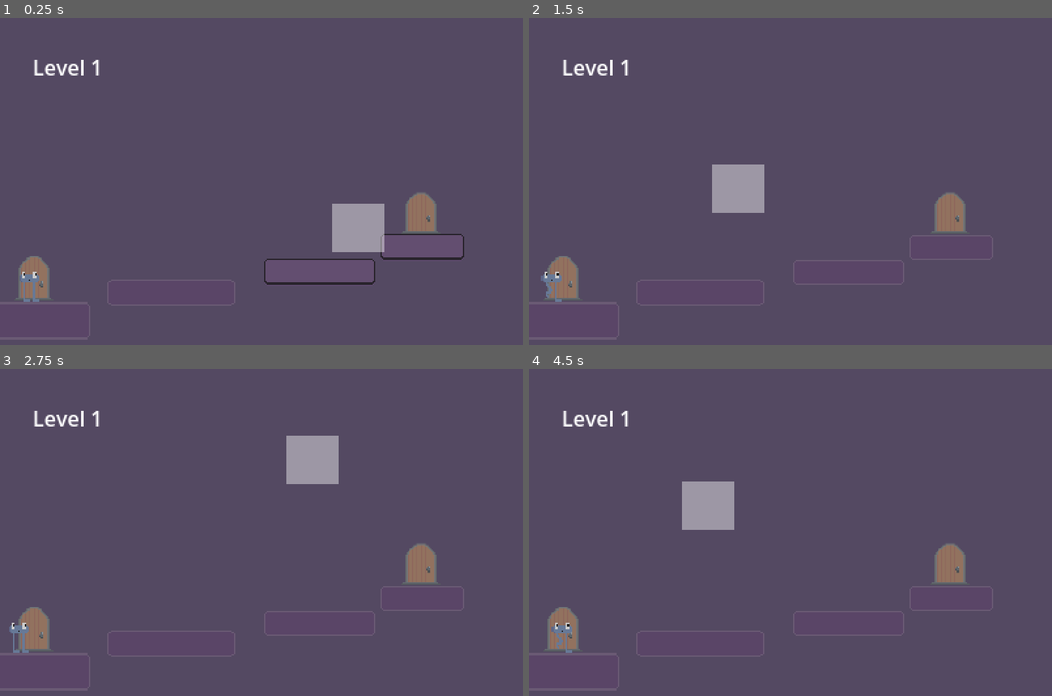
Above: before the commit, frames 1-4 (two rows, left to right).
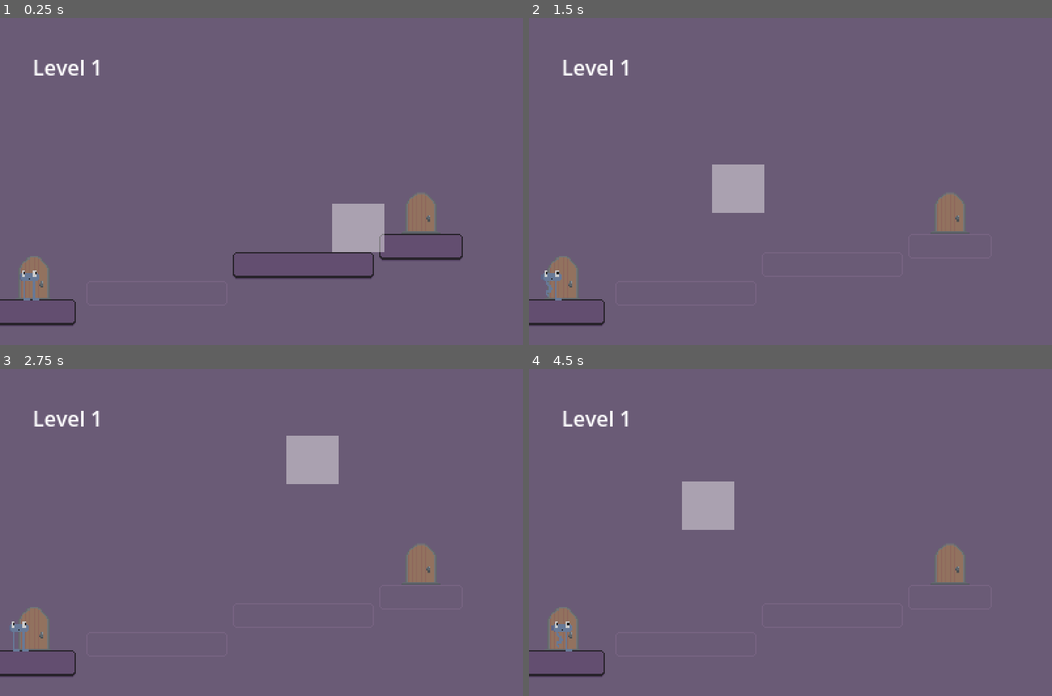
Above: after the commit, the same moments.

Repository: arrowira/dtj36
Game: Godot game, scene res://main.tscn
The game is run twice, just before and just after one commit, with the same random seed, the same clock (stepped at 60 frames per second) and the same inputs.
Inputs (mouse positions are in pixels of both pictures, inside the frame that each line leads up to):
- Up to frame 1 (0.25 s): no input
- Up to frame 2 (1.5 s): move the mouse to (905, 165) at 0.52 s; hold Up (up) from 0.53 s (still down); tap A (lt) at 0.6 s; tap D (rt) at 0.8, 1.35 s; tap Enter at 1.25 s; move the mouse to (685, 197) at 1.27 s
- Up to frame 3 (2.75 s): tap A (lt) at 1.55, 2.1 s; move the mouse to (313, 460) at 2.02 s; release Up (up) at 2.03 s; tap D (rt) at 2.3 s
- Up to frame 4 (4.5 s): move the mouse to (764, 597) at 2.77 s; hold Up (up) 2.78-4.28 s; tap D (rt) at 2.85, 3.8, 4.35 s; tap A (lt) at 3.05, 3.6 s; move the mouse to (947, 581) at 3.52 s; move the mouse to (633, 483) at 4.27 s

The runs differ from the first frame. In frame 1, 1.1% of the frame differs, in the area x 0-89%, y 66-94%; in frame 2, 0.8%; in frame 3, 0.8%; in frame 4, 0.8%.

Commit message:
different block sizes

Diff:
--- a/dtj-36-proj/level-components/entrance.tscn
+++ b/dtj-36-proj/level-components/entrance.tscn
@@ -1,7 +1,7 @@
 [gd_scene load_steps=3 format=3 uid="uid://dh7ji8bs1kgpd"]
 
 [ext_resource type="Texture2D" uid="uid://bnosv2orj4ft8" path="res://level-components/door-1.png_720.png" id="1_oi137"]
-[ext_resource type="PackedScene" uid="uid://cxy4eho7vpplf" path="res://level-components/platform.tscn" id="2_1uir3"]
+[ext_resource type="PackedScene" uid="uid://cxy4eho7vpplf" path="res://level-components/platformMed.tscn" id="2_1uir3"]
 
 [node name="Entrance" type="Node2D"]
 position = Vector2(0, -1)
@@ -13,6 +13,6 @@
 texture = ExtResource("1_oi137")
 
 [node name="platform" parent="." instance=ExtResource("2_1uir3")]
-position = Vector2(-154.95651, 24.788715)
-scale = Vector2(1.3330342, 1.5009391)
+position = Vector2(-112, 20)
+scale = Vector2(1, 1)
 defaultState = true
--- a/dtj-36-proj/level-components/platform.gd
+++ b/dtj-36-proj/level-components/platform.gd
@@ -1,18 +1,26 @@
 extends StaticBody2D
 
+@export var insetFrame = 1
+@export var poppedFrame = 0
 
 @export var defaultState = false
 func _ready() -> void:
-	$Sprite2D.frame=1
+	if defaultState == true:
+		$Sprite2D.frame=poppedFrame
+	else:
+		$Sprite2D.frame=insetFrame
 	$Collision.set_deferred("disabled", !defaultState)
 
 func _on_area_2d_area_entered(area: Area2D) -> void:
 	$AudioStreamPlayer.play()
-	$Sprite2D.frame=0
+	$Sprite2D.frame=poppedFrame
 	$Collision.set_deferred("disabled", false)
 
 
 func _on_area_2d_area_exited(area: Area2D) -> void:
 	print("exited")
 	$Collision.set_deferred("disabled", !defaultState)
-	$Sprite2D.frame=1
+	if defaultState == true:
+		$Sprite2D.frame=poppedFrame
+	else:
+		$Sprite2D.frame=insetFrame
--- /dev/null
+++ b/dtj-36-proj/level-components/platformBig.tscn
@@ -0,0 +1,40 @@
+[gd_scene load_steps=6 format=3 uid="uid://btnh2nqjcbqf7"]
+
+[ext_resource type="Script" uid="uid://bln2vyomnkx7c" path="res://level-components/platform.gd" id="1_gnubu"]
+[ext_resource type="Texture2D" uid="uid://hoj1j3jk8aua" path="res://popBlock.png" id="2_ypcvg"]
+[ext_resource type="AudioStream" uid="uid://c8fxahteexcdy" path="res://blockPopSound.mp3" id="3_3wkow"]
+
+[sub_resource type="RectangleShape2D" id="RectangleShape2D_ig7tw"]
+size = Vector2(428.5, 66)
+
+[sub_resource type="RectangleShape2D" id="RectangleShape2D_edvyl"]
+size = Vector2(428, 92)
+
+[node name="platform" type="StaticBody2D"]
+scale = Vector2(0.25, 0.25)
+script = ExtResource("1_gnubu")
+insetFrame = 5
+poppedFrame = 4
+
+[node name="Sprite2D" type="Sprite2D" parent="."]
+position = Vector2(251.99998, 32)
+scale = Vector2(0.2, 0.2)
+texture = ExtResource("2_ypcvg")
+vframes = 6
+frame = 5
+
+[node name="Collision" type="CollisionShape2D" parent="."]
+position = Vector2(213.75, 31)
+shape = SubResource("RectangleShape2D_ig7tw")
+
+[node name="Area2D" type="Area2D" parent="."]
+
+[node name="CollisionShape2D" type="CollisionShape2D" parent="Area2D"]
+position = Vector2(214, 36)
+shape = SubResource("RectangleShape2D_edvyl")
+
+[node name="AudioStreamPlayer" type="AudioStreamPlayer" parent="."]
+stream = ExtResource("3_3wkow")
+
+[connection signal="area_entered" from="Area2D" to="." method="_on_area_2d_area_entered"]
+[connection signal="area_exited" from="Area2D" to="." method="_on_area_2d_area_exited"]
--- a/dtj-36-proj/level-components/platform.tscn
+++ b/dtj-36-proj/level-components/platformMed.tscn
@@ -1,8 +1,8 @@
 [gd_scene load_steps=6 format=3 uid="uid://cxy4eho7vpplf"]
 
-[ext_resource type="Texture2D" uid="uid://bx61s07ufxmfs" path="res://popBlockMed.png" id="1_846sf"]
-[ext_resource type="Script" uid="uid://bln2vyomnkx7c" path="res://level-components/platform.gd" id="1_h8ru0"]
-[ext_resource type="AudioStream" uid="uid://c8fxahteexcdy" path="res://blockPopSound.mp3" id="3_edvyl"]
+[ext_resource type="Script" uid="uid://bln2vyomnkx7c" path="res://level-components/platform.gd" id="1_o8tyn"]
+[ext_resource type="Texture2D" uid="uid://hoj1j3jk8aua" path="res://popBlock.png" id="2_mcci8"]
+[ext_resource type="AudioStream" uid="uid://c8fxahteexcdy" path="res://blockPopSound.mp3" id="3_tmqq3"]
 
 [sub_resource type="RectangleShape2D" id="RectangleShape2D_ig7tw"]
 size = Vector2(256.5, 66)
@@ -12,13 +12,14 @@
 
 [node name="platform" type="StaticBody2D"]
 scale = Vector2(0.25, 0.25)
-script = ExtResource("1_h8ru0")
+script = ExtResource("1_o8tyn")
 
 [node name="Sprite2D" type="Sprite2D" parent="."]
-position = Vector2(127, 32)
+position = Vector2(251.99998, 32)
 scale = Vector2(0.2, 0.2)
-texture = ExtResource("1_846sf")
-vframes = 2
+texture = ExtResource("2_mcci8")
+vframes = 6
+frame = 1
 
 [node name="Collision" type="CollisionShape2D" parent="."]
 position = Vector2(127.75, 31)
--- /dev/null
+++ b/dtj-36-proj/level-components/platformSmall.tscn
@@ -0,0 +1,40 @@
+[gd_scene load_steps=6 format=3 uid="uid://5vmyk337etpo"]
+
+[ext_resource type="Script" uid="uid://bln2vyomnkx7c" path="res://level-components/platform.gd" id="1_cpsua"]
+[ext_resource type="Texture2D" uid="uid://hoj1j3jk8aua" path="res://popBlock.png" id="2_dxodu"]
+[ext_resource type="AudioStream" uid="uid://c8fxahteexcdy" path="res://blockPopSound.mp3" id="3_khpvl"]
+
+[sub_resource type="RectangleShape2D" id="RectangleShape2D_ig7tw"]
+size = Vector2(140.5, 66)
+
+[sub_resource type="RectangleShape2D" id="RectangleShape2D_edvyl"]
+size = Vector2(140, 92)
+
+[node name="platform" type="StaticBody2D"]
+scale = Vector2(0.25, 0.25)
+script = ExtResource("1_cpsua")
+insetFrame = 3
+poppedFrame = 2
+
+[node name="Sprite2D" type="Sprite2D" parent="."]
+position = Vector2(251.99998, 32)
+scale = Vector2(0.2, 0.2)
+texture = ExtResource("2_dxodu")
+vframes = 6
+frame = 2
+
+[node name="Collision" type="CollisionShape2D" parent="."]
+position = Vector2(69.75, 31)
+shape = SubResource("RectangleShape2D_ig7tw")
+
+[node name="Area2D" type="Area2D" parent="."]
+
+[node name="CollisionShape2D" type="CollisionShape2D" parent="Area2D"]
+position = Vector2(70, 36)
+shape = SubResource("RectangleShape2D_edvyl")
+
+[node name="AudioStreamPlayer" type="AudioStreamPlayer" parent="."]
+stream = ExtResource("3_khpvl")
+
+[connection signal="area_entered" from="Area2D" to="." method="_on_area_2d_area_entered"]
+[connection signal="area_exited" from="Area2D" to="." method="_on_area_2d_area_exited"]
--- a/dtj-36-proj/levels/level1.tscn
+++ b/dtj-36-proj/levels/level1.tscn
@@ -1,18 +1,11 @@
-[gd_scene load_steps=4 format=3 uid="uid://cwkw5g3he2aqk"]
+[gd_scene load_steps=5 format=3 uid="uid://cwkw5g3he2aqk"]
 
-[ext_resource type="PackedScene" uid="uid://cxy4eho7vpplf" path="res://level-components/platform.tscn" id="1_jwv3a"]
+[ext_resource type="PackedScene" uid="uid://cxy4eho7vpplf" path="res://level-components/platformMed.tscn" id="1_jwv3a"]
 [ext_resource type="PackedScene" uid="uid://dh7ji8bs1kgpd" path="res://level-components/entrance.tscn" id="2_b3oru"]
 [ext_resource type="PackedScene" uid="uid://bg6eitetkox37" path="res://level-components/exit.tscn" id="3_ua5ty"]
+[ext_resource type="PackedScene" uid="uid://btnh2nqjcbqf7" path="res://level-components/platformBig.tscn" id="4_ua5ty"]
 
 [node name="Level1" type="Node2D"]
-
-[node name="platform2" parent="." instance=ExtResource("1_jwv3a")]
-position = Vector2(82, 200)
-scale = Vector2(0.38493422, 0.25933772)
-
-[node name="platform3" parent="." instance=ExtResource("1_jwv3a")]
-position = Vector2(202, 185)
-scale = Vector2(0.334031, 0.25358078)
 
 [node name="platform4" parent="." instance=ExtResource("1_jwv3a")]
 position = Vector2(291, 166)
@@ -23,3 +16,9 @@
 [node name="Exit" parent="." instance=ExtResource("3_ua5ty")]
 position = Vector2(320, 164)
 scale = Vector2(0.24903885, 0.23308386)
+
+[node name="platform" parent="." instance=ExtResource("4_ua5ty")]
+position = Vector2(67, 202)
+
+[node name="platform2" parent="." instance=ExtResource("4_ua5ty")]
+position = Vector2(179, 180)
--- a/dtj-36-proj/levels/level2.tscn
+++ b/dtj-36-proj/levels/level2.tscn
@@ -1,6 +1,6 @@
 [gd_scene load_steps=4 format=3 uid="uid://b8mr5qrpfjia1"]
 
-[ext_resource type="PackedScene" uid="uid://cxy4eho7vpplf" path="res://level-components/platform.tscn" id="1_raxm7"]
+[ext_resource type="PackedScene" uid="uid://cxy4eho7vpplf" path="res://level-components/platformMed.tscn" id="1_raxm7"]
 [ext_resource type="PackedScene" uid="uid://dh7ji8bs1kgpd" path="res://level-components/entrance.tscn" id="2_qyb5k"]
 [ext_resource type="PackedScene" uid="uid://bg6eitetkox37" path="res://level-components/exit.tscn" id="3_py88r"]
 
--- a/dtj-36-proj/project.godot
+++ b/dtj-36-proj/project.godot
@@ -50,4 +50,4 @@
 [rendering]
 
 textures/canvas_textures/default_texture_filter=0
-environment/defaults/default_clear_color=Color(0.32808518, 0.28476372, 0.38314375, 1)
+environment/defaults/default_clear_color=Color(0.41568628, 0.35686275, 0.4627451, 1)
Not shown: 1 places in dtj-36-proj/level-components/platformMed.tscn that only renumber resources
Binary file added: dtj-36-proj/popBlock.png
Not shown, changed: dtj-36-proj/popBlock.png.import
Binary file removed: dtj-36-proj/popBlockMed.png
